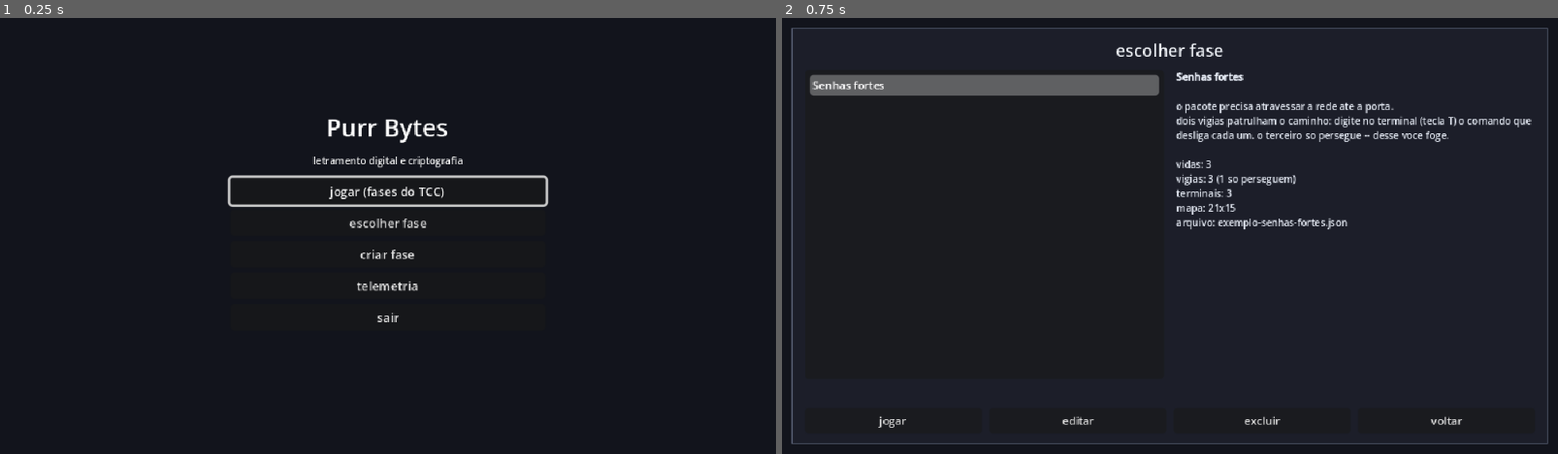
Above: before the commit, frames 1-2 (left to right).
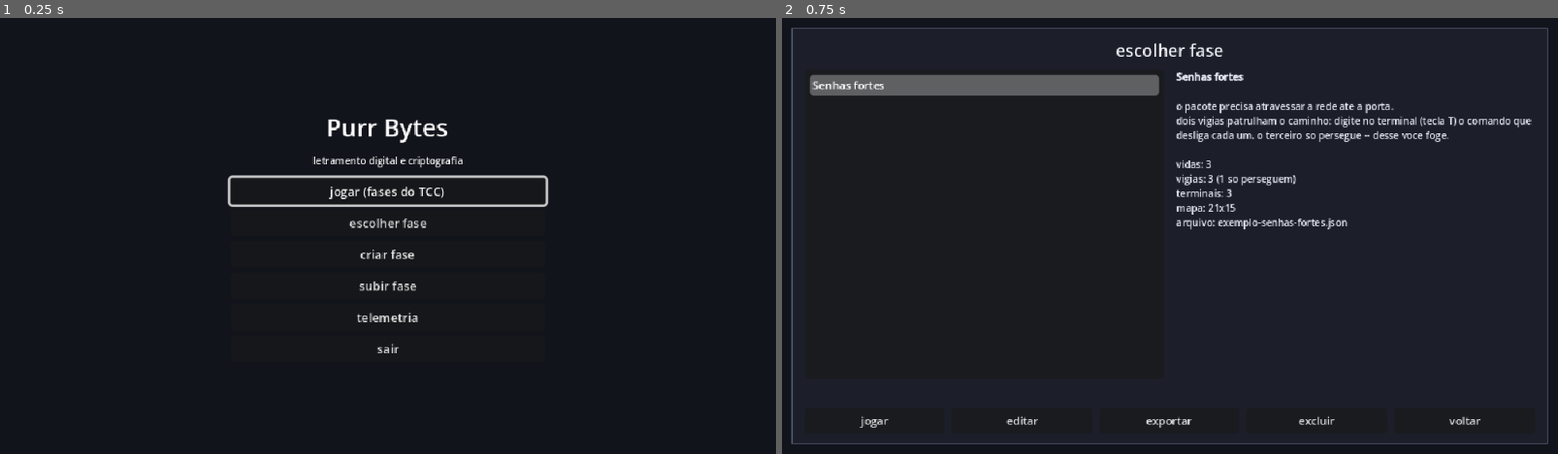
Above: after the commit, the same moments.

Repository: Morc3go/purr-bytes-cliente
Game: Godot game, scene res://cenas/ui/menu_principal.tscn
Two runs of this game, one before a commit and one after it. Both use one fixed random seed, a clock stepped at 60 frames per second and the inputs below.
Inputs:
- Up to frame 1 (0.25 s): no input
- Up to frame 2 (0.75 s): click "escolher fase" at 0.5 s

The runs differ from the first frame. In frame 1, 0.2% of the frame differs, in the area x 46-54%, y 60-77%; in frame 2, 0.4%, in the area x 10-90%, y 91-94%.

Commit message:
feat(fases): importar e exportar fase em JSON
"Subir fase" no menu abre um FileDialog, VALIDA o arquivo pelo mesmo caminho da
carga e so entao copia para user://fases. Um .json quebrado que entrasse na
pasta viraria uma linha "(com erro)" na lista da qual o professor teria de se
livrar depois -- melhor recusar na porta, dizendo o porque. Titulo que colide
com fase existente ganha sufixo em vez de sobrescrever: o professor pode ter
uma fase homonima e perder o trabalho dela sem perceber.

"Exportar" na tela de selecao grava o .json onde o professor mandar. E o par de
"subir": exportar num computador e subir em outro leva a fase INTEIRA, porque o
arquivo ja e a fase -- o mapa viaja como semente, nao desenhado.

Teste de round-trip entre os dois: exportar -> subir devolve titulo, id_fase,
vigias, terminais e o MESMO labirinto.

Fecha a construcao do editor. ADR 0011 documenta as decisoes e registra a
apuracao do Git: o editor nao foi perdido no commit anterior -- ele nunca
existiu neste repositorio (git log --all -S por CarregadorFaseJson, user://fases
e FileDialog nao encontra nada em commit nenhum). O que 5b443f5 removeu foi o
tutorial de cores e o painel de diagnostico, que migrou para o dashboard.

254 testes, 1347 verificacoes, 0 falhas (era 196/1109).

Co-Authored-By: Claude Opus 5 <noreply@anthropic.com>

Diff:
--- a/cenas/ui/menu_principal.gd
+++ b/cenas/ui/menu_principal.gd
@@ -26,6 +26,8 @@
 	$Coluna/Botoes/Jogar.pressed.connect(_ao_jogar)
 	$Coluna/Botoes/EscolherFase.pressed.connect(_ao_escolher_fase)
 	$Coluna/Botoes/CriarFase.pressed.connect(_ao_criar_fase)
+	$Coluna/Botoes/SubirFase.pressed.connect(_ao_subir_fase)
+	$DialogoDeImportacao.file_selected.connect(_ao_escolher_arquivo_para_subir)
 	$Coluna/Botoes/Telemetria.pressed.connect(_ao_abrir_telemetria)
 	$Coluna/Botoes/Sair.pressed.connect(_ao_sair)
 	$Coluna/Botoes/Jogar.grab_focus()
@@ -45,6 +47,39 @@
 
 
 
+func _ao_subir_fase() -> void:
+	$DialogoDeImportacao.popup_centered()
+
+
+## Subir = VALIDAR e so entao copiar para user://fases. Um .json quebrado que
+## entrasse na pasta viraria uma linha "(com erro)" na lista da qual o professor
+## teria de se livrar depois -- e melhor recusar na porta, dizendo o porque.
+func _ao_escolher_arquivo_para_subir(caminho: String) -> void:
+	var resultado: CarregadorFaseJson.Resultado = CarregadorFaseJson.de_arquivo(caminho)
+	if not resultado.ok():
+		_avisar("este arquivo nao e uma fase valida:\n\n%s" % resultado.mensagem())
+		return
+
+	var destino: String = CarregadorFaseJson.nome_de_arquivo(resultado.config.titulo)
+	if FileAccess.file_exists(destino):
+		# Nao sobrescrever calado: o professor pode ter uma fase com o mesmo
+		# titulo e perder o trabalho dela sem perceber.
+		destino = "%s/%s-%s.json" % [CarregadorFaseJson.PASTA_DAS_FASES,
+			destino.get_file().get_basename(), resultado.config.id_fase.substr(0, 8)]
+
+	var erros: PackedStringArray = CarregadorFaseJson.salvar(resultado.config, destino)
+	if not erros.is_empty():
+		_avisar("nao foi possivel copiar a fase:\n\n%s" % "\n".join(erros))
+		return
+
+	_avisar("fase '%s' adicionada.\nela ja aparece em 'escolher fase'." % resultado.config.titulo)
+
+
+func _avisar(mensagem: String) -> void:
+	$Aviso.dialog_text = mensagem
+	$Aviso.popup_centered()
+
+
 func _ao_jogar() -> void:
 	if not Sessao.ativa:
 		Sessao.iniciar()
--- a/cenas/ui/menu_principal.tscn
+++ b/cenas/ui/menu_principal.tscn
@@ -55,6 +55,10 @@
 theme_override_font_sizes/font_size = 10
 text = "criar fase"
 
+[node name="SubirFase" type="Button" parent="Coluna/Botoes"]
+theme_override_font_sizes/font_size = 10
+text = "subir fase"
+
 [node name="Telemetria" type="Button" parent="Coluna/Botoes"]
 theme_override_font_sizes/font_size = 10
 text = "telemetria"
@@ -62,3 +66,18 @@
 [node name="Sair" type="Button" parent="Coluna/Botoes"]
 theme_override_font_sizes/font_size = 10
 text = "sair"
+
+[node name="DialogoDeImportacao" type="FileDialog" parent="."]
+title = "subir fase (.json)"
+initial_position = 2
+size = Vector2i(460, 300)
+ok_button_text = "abrir"
+file_mode = 0
+access = 2
+filters = PackedStringArray("*.json ; fase do Purr Bytes")
+
+[node name="Aviso" type="AcceptDialog" parent="."]
+title = "subir fase"
+initial_position = 2
+size = Vector2i(360, 160)
+dialog_autowrap = true
--- a/cenas/ui/selecao_de_fases.gd
+++ b/cenas/ui/selecao_de_fases.gd
@@ -25,7 +25,9 @@
 func _ready() -> void:
 	$Raiz/Margem/Coluna/Acoes/Jogar.pressed.connect(_ao_jogar)
 	$Raiz/Margem/Coluna/Acoes/Editar.pressed.connect(_ao_editar)
+	$Raiz/Margem/Coluna/Acoes/Exportar.pressed.connect(_ao_exportar)
 	$Raiz/Margem/Coluna/Acoes/Excluir.pressed.connect(_ao_pedir_exclusao)
+	$DialogoDeExportacao.file_selected.connect(_ao_escolher_destino)
 	$Raiz/Margem/Coluna/Acoes/Voltar.pressed.connect(_ao_voltar)
 	_lista.item_selected.connect(_ao_selecionar)
 	_lista.item_activated.connect(func(_indice: int) -> void: _ao_jogar())
@@ -99,6 +101,7 @@
 func _definir_acoes_habilitadas(habilitadas: bool) -> void:
 	$Raiz/Margem/Coluna/Acoes/Jogar.disabled = not habilitadas
 	$Raiz/Margem/Coluna/Acoes/Editar.disabled = not habilitadas
+	$Raiz/Margem/Coluna/Acoes/Exportar.disabled = not habilitadas
 	$Raiz/Margem/Coluna/Acoes/Excluir.disabled = not habilitadas
 
 
@@ -136,6 +139,34 @@
 	get_tree().change_scene_to_file(CENA_DO_EDITOR)
 
 
+## Exportar grava o .json da fase escolhida onde o professor mandar -- e o par
+## de "subir": exportar num computador e subir em outro leva a fase inteira,
+## porque o arquivo JA e a fase (o mapa viaja como semente, nao desenhado).
+func _ao_exportar() -> void:
+	var caminho: String = _caminho_selecionado()
+	if caminho.is_empty():
+		return
+	$DialogoDeExportacao.current_file = caminho.get_file()
+	$DialogoDeExportacao.popup_centered()
+
+
+func _ao_escolher_destino(destino: String) -> void:
+	var origem: String = _caminho_selecionado()
+	if origem.is_empty():
+		return
+
+	var resultado: CarregadorFaseJson.Resultado = CarregadorFaseJson.de_arquivo(origem)
+	if not resultado.ok():
+		_rodape.text = "a fase esta invalida e nao foi exportada."
+		return
+
+	var erros: PackedStringArray = CarregadorFaseJson.salvar(resultado.config, destino)
+	if not erros.is_empty():
+		_rodape.text = "falha ao exportar: %s" % " | ".join(erros)
+		return
+	_rodape.text = "exportada para %s" % destino
+
+
 func _ao_pedir_exclusao() -> void:
 	var caminho: String = _caminho_selecionado()
 	if caminho.is_empty():
--- a/cenas/ui/selecao_de_fases.tscn
+++ b/cenas/ui/selecao_de_fases.tscn
@@ -91,6 +91,11 @@
 theme_override_font_sizes/font_size = 9
 text = "editar"
 
+[node name="Exportar" type="Button" parent="Raiz/Margem/Coluna/Acoes"]
+size_flags_horizontal = 3
+theme_override_font_sizes/font_size = 9
+text = "exportar"
+
 [node name="Excluir" type="Button" parent="Raiz/Margem/Coluna/Acoes"]
 size_flags_horizontal = 3
 theme_override_font_sizes/font_size = 9
@@ -108,3 +113,11 @@
 ok_button_text = "excluir"
 dialog_text = ""
 dialog_autowrap = true
+
+[node name="DialogoDeExportacao" type="FileDialog" parent="."]
+title = "exportar fase (.json)"
+initial_position = 2
+size = Vector2i(460, 300)
+ok_button_text = "salvar"
+access = 2
+filters = PackedStringArray("*.json ; fase do Purr Bytes")
--- a/tests/teste_selecao_de_fases.gd
+++ b/tests/teste_selecao_de_fases.gd
@@ -139,3 +139,42 @@
 
 	fase.queue_free()
 	await get_tree().process_frame
+
+
+func teste_exportar_e_subir_fazem_round_trip() -> void:
+	# Exportar num computador e subir em outro tem que levar a fase INTEIRA --
+	# o mapa inclusive, que viaja como semente e nao desenhado.
+	var origem: String = _gravar("zz-teste-export.json", _json_minimo("Exportavel"))
+	var carregada: CarregadorFaseJson.Resultado = CarregadorFaseJson.de_arquivo(origem)
+	if not afirmar_verdadeiro(carregada.ok(), "a fase de origem carrega"):
+		return
+
+	var destino: String = caminho_temporario("exportada.json")
+	var erros: PackedStringArray = CarregadorFaseJson.salvar(carregada.config, destino)
+	afirmar_igual(erros.size(), 0, "exportar grava sem erro")
+	afirmar_verdadeiro(FileAccess.file_exists(destino), "o arquivo de destino existe")
+
+	# "Subir" e ler o arquivo externo e validar antes de aceitar.
+	var subida: CarregadorFaseJson.Resultado = CarregadorFaseJson.de_arquivo(destino)
+	if not afirmar_verdadeiro(subida.ok(), "o arquivo exportado sobe de volta (%s)"
+			% subida.mensagem()):
+		return
+
+	afirmar_igual(subida.config.titulo, carregada.config.titulo, "titulo atravessa")
+	afirmar_igual(subida.config.id_fase, carregada.config.id_fase,
+		"id_fase atravessa: a telemetria das duas maquinas fala da MESMA fase")
+	afirmar_tamanho(subida.config.cachorros, carregada.config.cachorros.size(), "vigias atravessam")
+	afirmar_tamanho(subida.config.pacotes, carregada.config.pacotes.size(), "terminais atravessam")
+	afirmar_igual(subida.config.mapa.linhas, carregada.config.mapa.linhas,
+		"o labirinto e identico do outro lado")
+
+
+func teste_subir_arquivo_invalido_e_recusado() -> void:
+	var ruim: String = caminho_temporario("nao-e-fase.json")
+	var arquivo: FileAccess = FileAccess.open(ruim, FileAccess.WRITE)
+	arquivo.store_string('{"titulo": "", "terminais": []}')
+	arquivo.close()
+
+	var resultado: CarregadorFaseJson.Resultado = CarregadorFaseJson.de_arquivo(ruim)
+	afirmar_falso(resultado.ok(), "arquivo invalido e recusado na porta, nao depois de copiado")
+	afirmar_verdadeiro(resultado.erros.size() >= 1, "com motivo legivel")
Not shown, changed: README.md
Not shown, changed: RELATORIO_CLAUDE_CODE.md
Not shown, added: docs/decisoes/0011-editor-visual-de-fases.md
